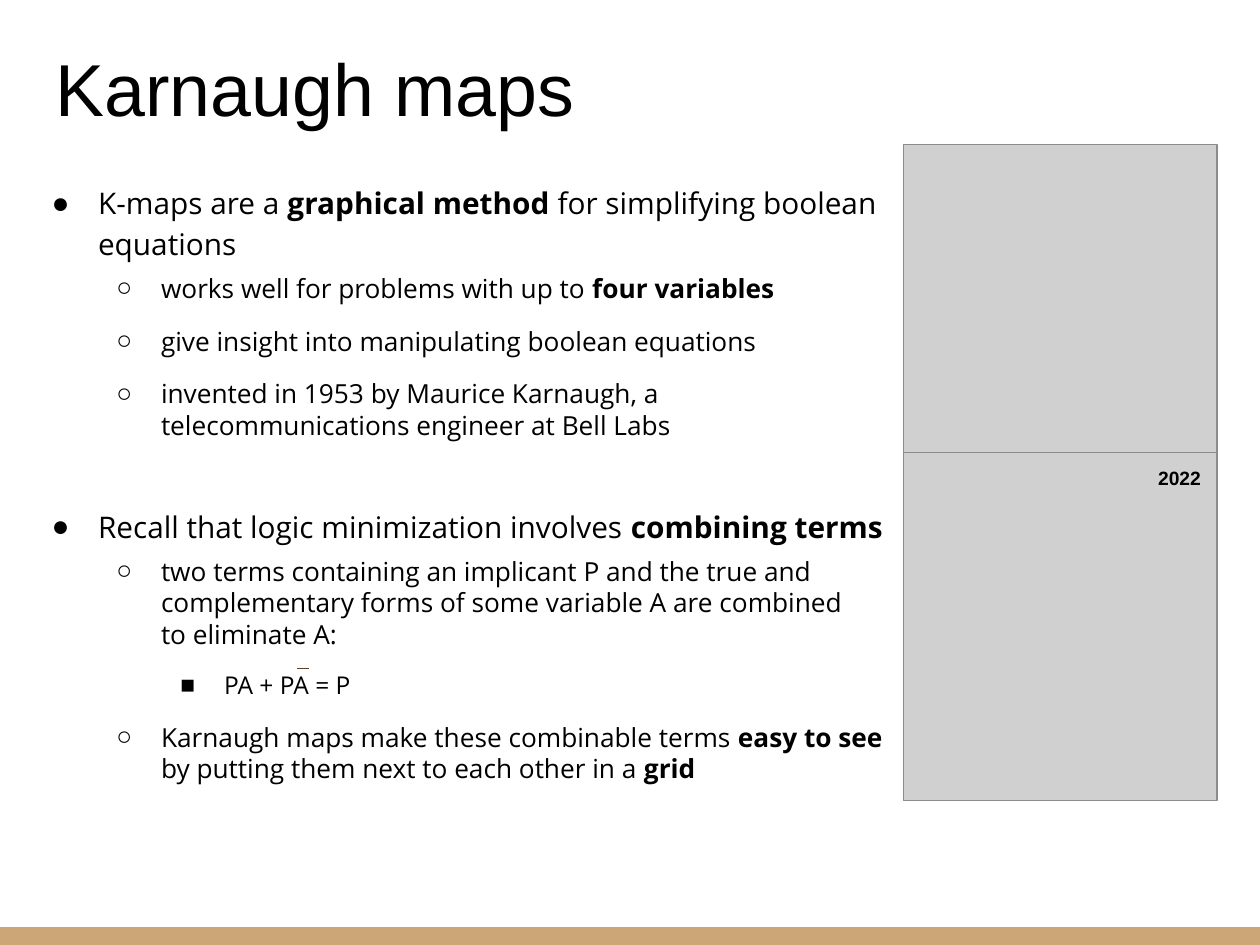
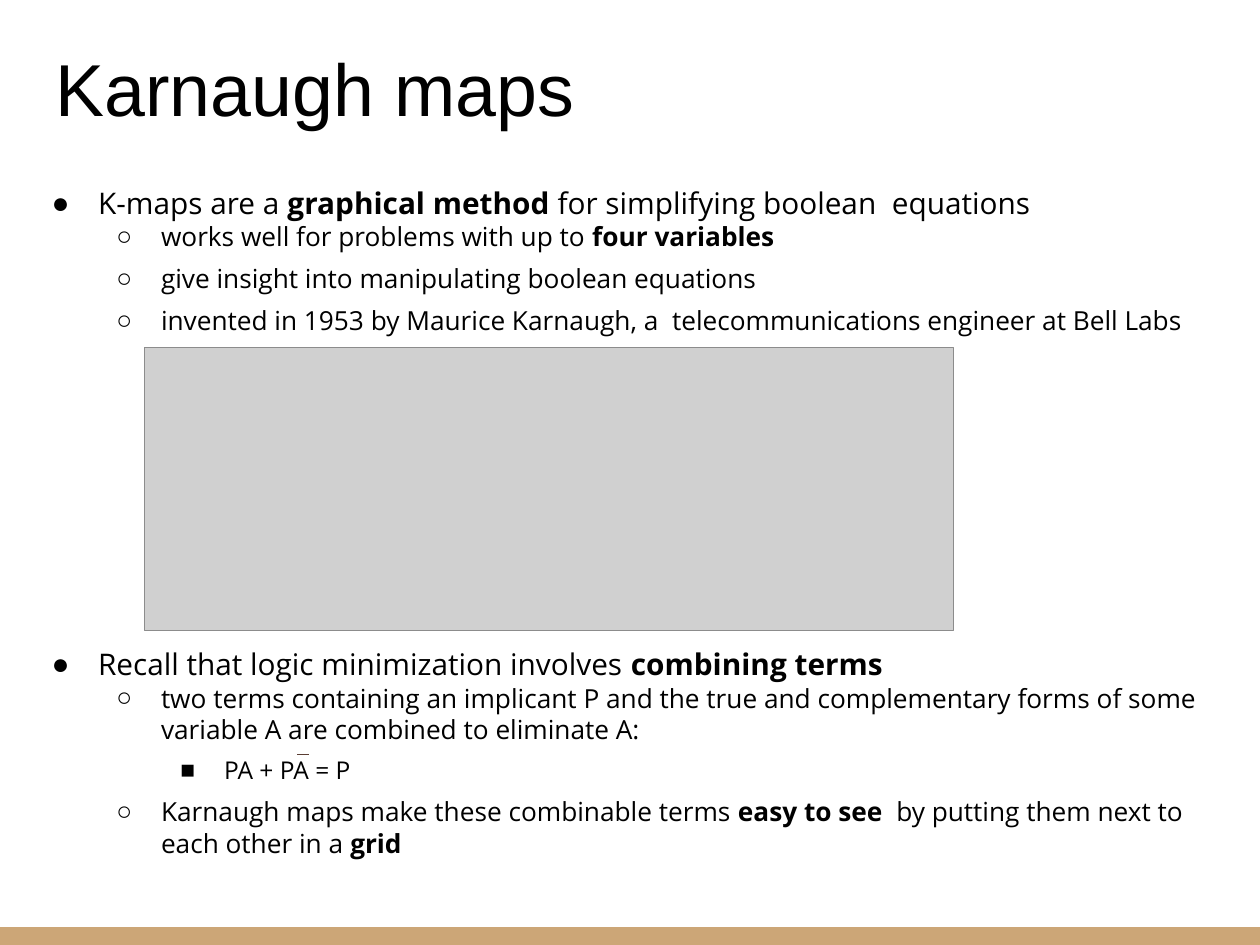
Before and after one commit to riccardoberta/esd, a slide deck: slide 3 of 06 - Karnaugh Maps/slides.pptx. Drawn at 1260x945 pixels with LibreOffice and Linux fonts; fonts in the diff are those of the drawing; grey boxes stand for pictures. Boxes give left, top, right and bottom in pixels: in the first picture for what was removed or moved away, otherwise in the second. Text is boxed around its words. In the diff, an @@ line names an element or a change of style, - is before the commit and + after.

Commit message:
Fix on boolean algebra exercises

```diff
--- a/06 - Karnaugh Maps/slides.pptx
+++ b/06 - Karnaugh Maps/slides.pptx
@@ picture removed at (903, 145, 1217, 596) @@
@@ text at (161, 226, 1195, 860): less space between paragraphs @@
@@ picture added at (144, 348, 953, 631) @@
@@ picture removed at (903, 452, 1217, 800) @@
@@ text removed at (1158, 471, 1201, 485) @@
-2022
@@ line moved from (297, 669) - (309, 669) to (297, 755) - (309, 755) @@
```
Also in this commit, not shown: 2 other slides changed, 7 slides removed, 36 other files.
